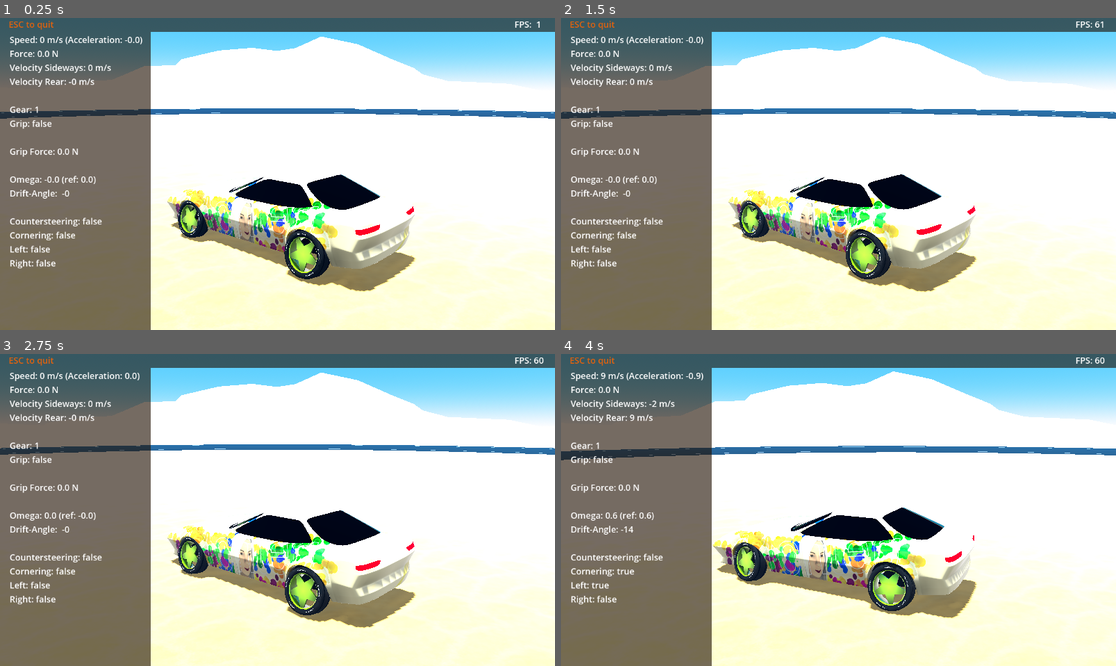
Above: before the commit, frames 1-4 (two rows, left to right).
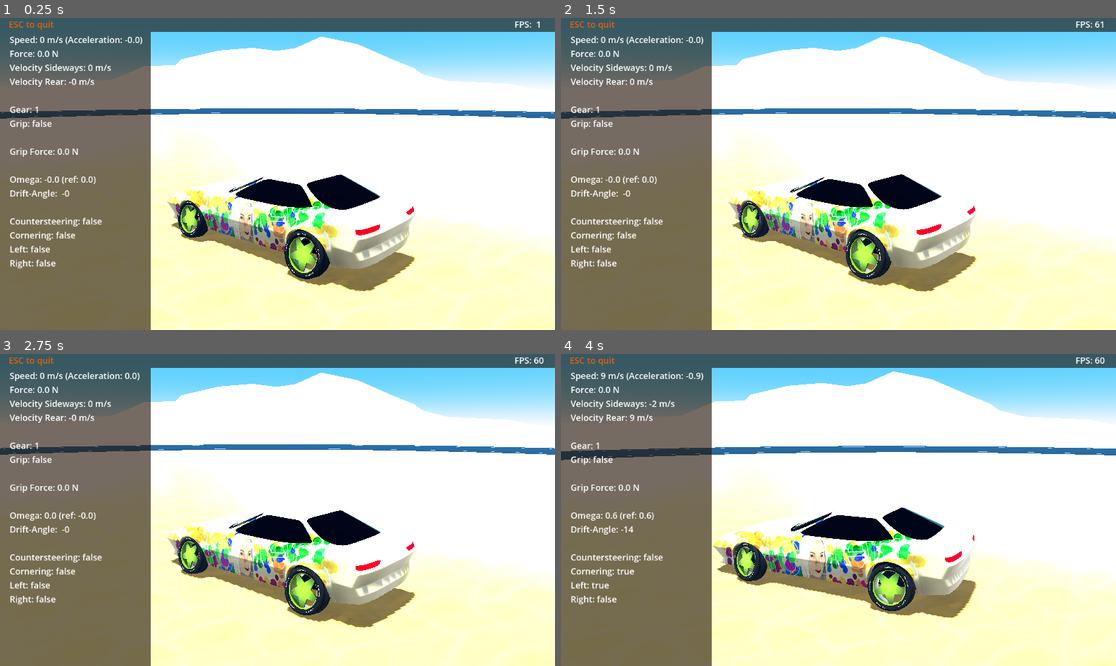
Above: after the commit, the same moments.

Repository: tomaga-dev/DriftCarG4
Game: Godot game, scene res://Scenes/Start.tscn
Two runs of this game, one before a commit and one after it. Both use one fixed random seed, a clock stepped at 60 frames per second and the inputs below.
Inputs:
- Up to frame 1 (0.25 s): no input
- Up to frame 2 (1.5 s): hold Right (controller_right) 0.53-1.28 s; hold Down (controller_brake) from 1.28 s (still down)
- Up to frame 3 (2.75 s): tap Enter at 2 s; release Down (controller_brake) at 2.03 s; hold Right (controller_right) from 2.03 s (still down)
- Up to frame 4 (4 s): tap Space at 2.75 s; release Right (controller_right) at 2.78 s; hold Up (controller_accelerate) 2.78-3.53 s; hold Left (controller_left) from 3.53 s (still down)

The runs differ from the first frame. In frame 1, 1.7% of the frame differs, in the area x 27-80%, y 39-81%; in frame 2, 1.7%; in frame 3, 1.7%; in frame 4, 1.4%.

Commit message:
Some small changes of the material properties

Diff:
--- a/Drift Car/Scenes/Maps/Map-1/ground.tscn
+++ b/Drift Car/Scenes/Maps/Map-1/ground.tscn
@@ -8,10 +8,10 @@
 
 [sub_resource type="StandardMaterial3D" id="StandardMaterial3D_wa83h"]
 albedo_texture = ExtResource("2_eqra7")
-roughness = 0.82
+roughness = 0.27
 roughness_texture = ExtResource("5_jr0pj")
 ao_enabled = true
-ao_light_affect = 0.27
+ao_light_affect = 0.35
 ao_texture = ExtResource("3_6k2xw")
 heightmap_enabled = true
 heightmap_scale = 16.0
